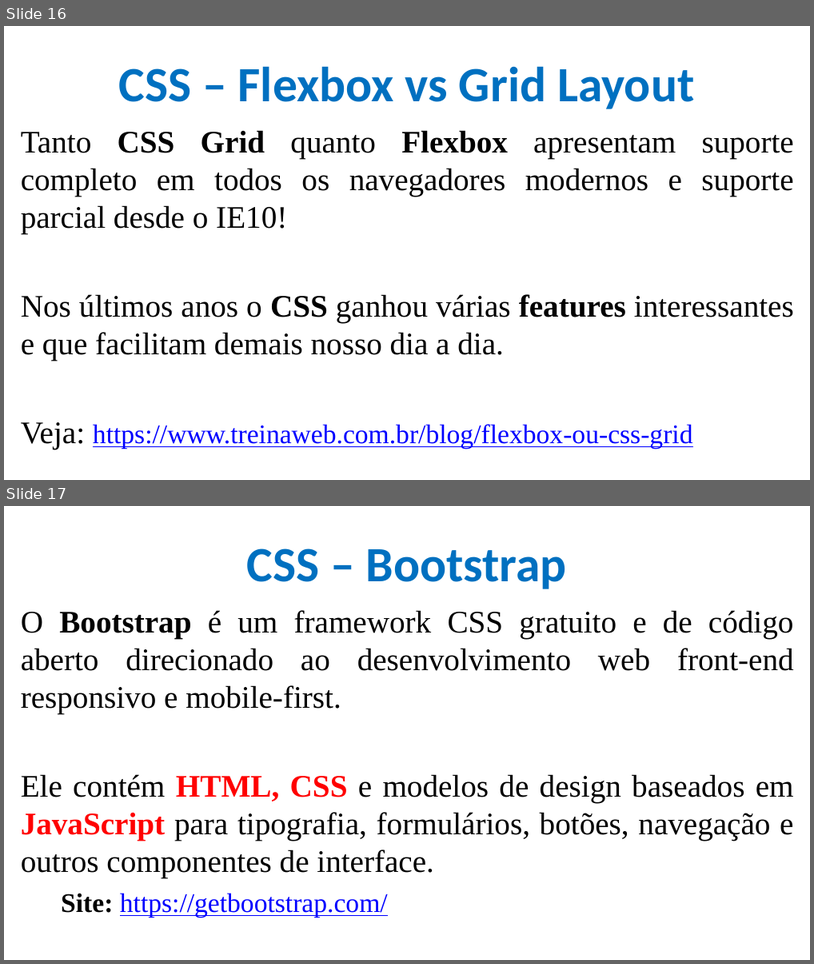
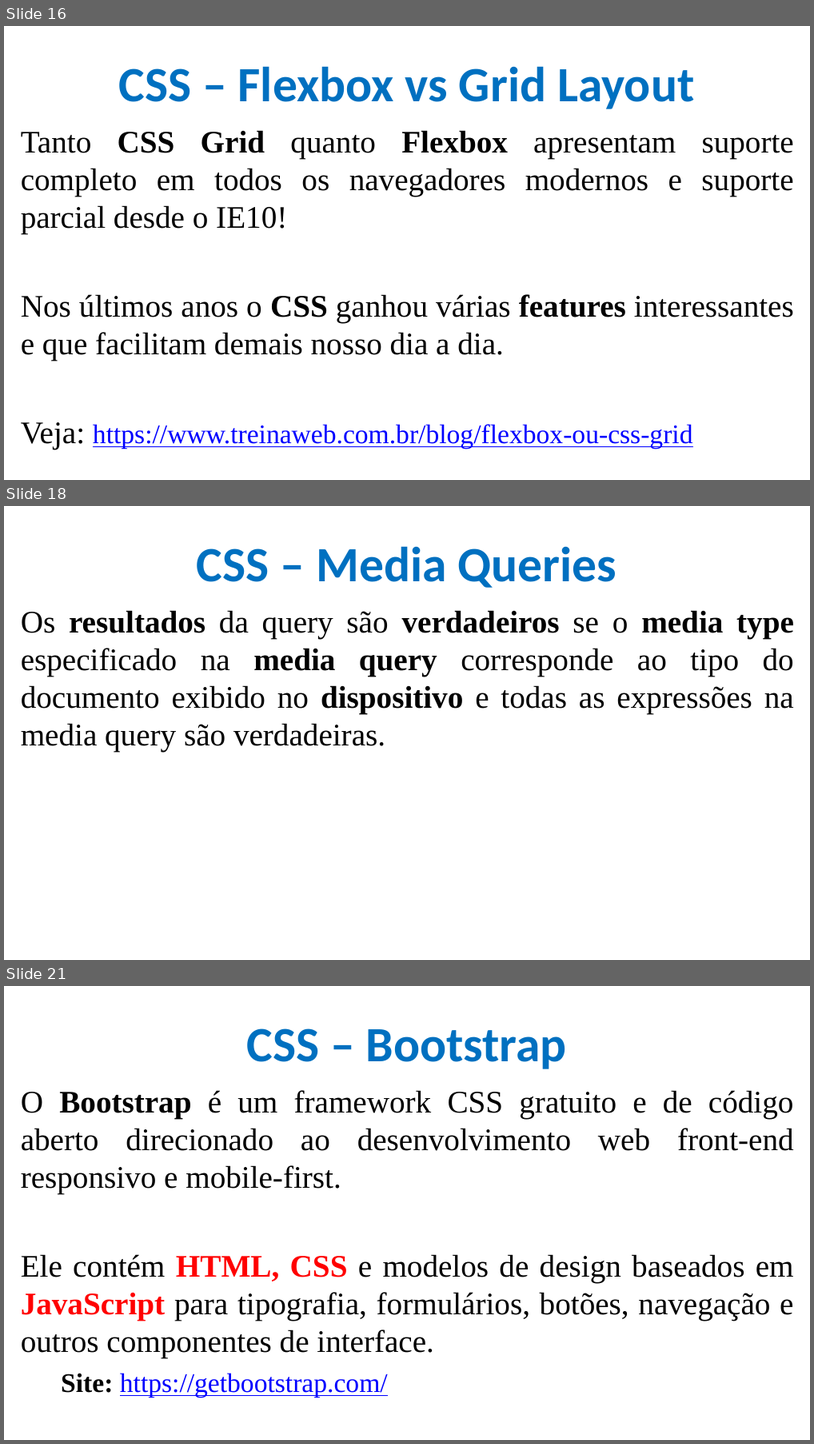
Before and after one commit to CloudEducationBrazil/WydenDesenvolvimentoWebPHP, a slide deck: 01 Classes/Aula 07 Desenvolvimento Web PHP - CSS.pptx. Shown one above the other, each under a label of ours: slides 16 and 17 before the commit, slides 16, 18 and 21 after it; the slides between them are not shown. The pictures are 814x964 and 814x1444 pixels, drawn with LibreOffice and Linux fonts; fonts in the diff are those of the drawing; background and template pictures are left out. Boxes give left, top, right and bottom in pixels: in the first picture for what was removed or moved away, otherwise in the second. Text is boxed around its words. In the diff, an @@ line names an element or a change of style, - is before the commit and + after.

```diff
--- a/01 Classes/Aula 07 Desenvolvimento Web PHP - CSS.pptx
+++ b/01 Classes/Aula 07 Desenvolvimento Web PHP - CSS.pptx
@@ slide 18 added at (x1=4, y1=506, x2=810, y2=960), background picture (left out) @@
@@ title added at (x1=197, y1=546, x2=617, y2=588), 44 pt, text #0070C0, bold @@
+CSS – Media Queries
@@ text added at (x1=21, y1=610, x2=794, y2=752), 28 pt, text #000000 @@
+Os resultados da query são verdadeiros se o media type especificado na media query corresponde ao tipo do documento exibido no dispositivo e todas as expressões na media query são verdadeiras.
@@ what was slide 17 is now slide 21 @@
```
Also in this commit, not shown: 3 other slides added.
